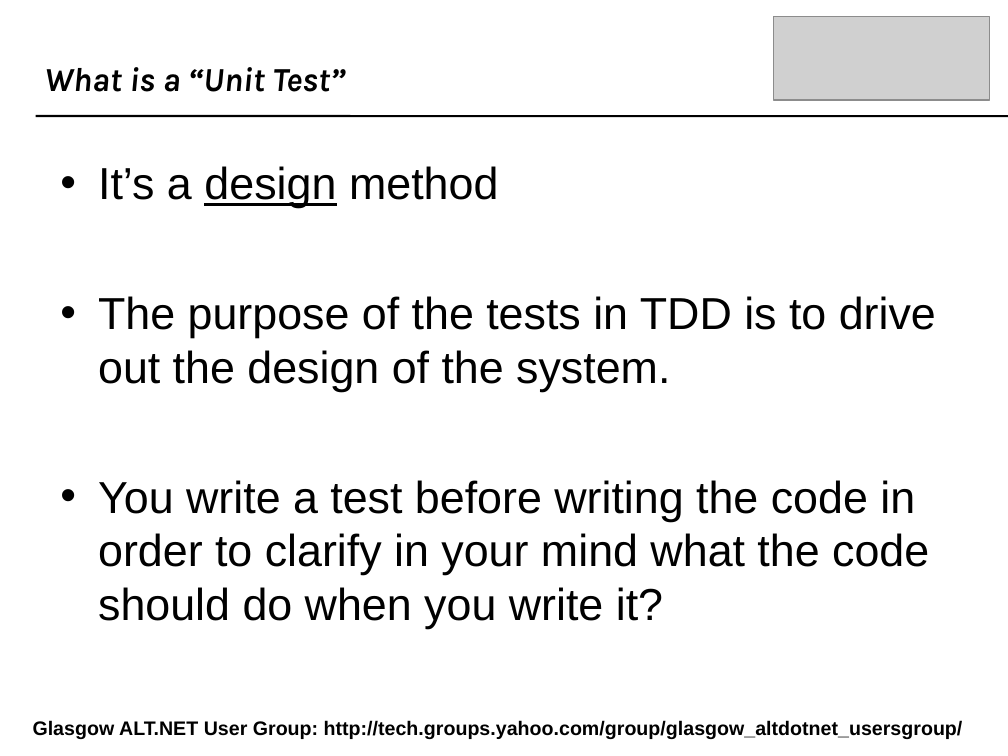
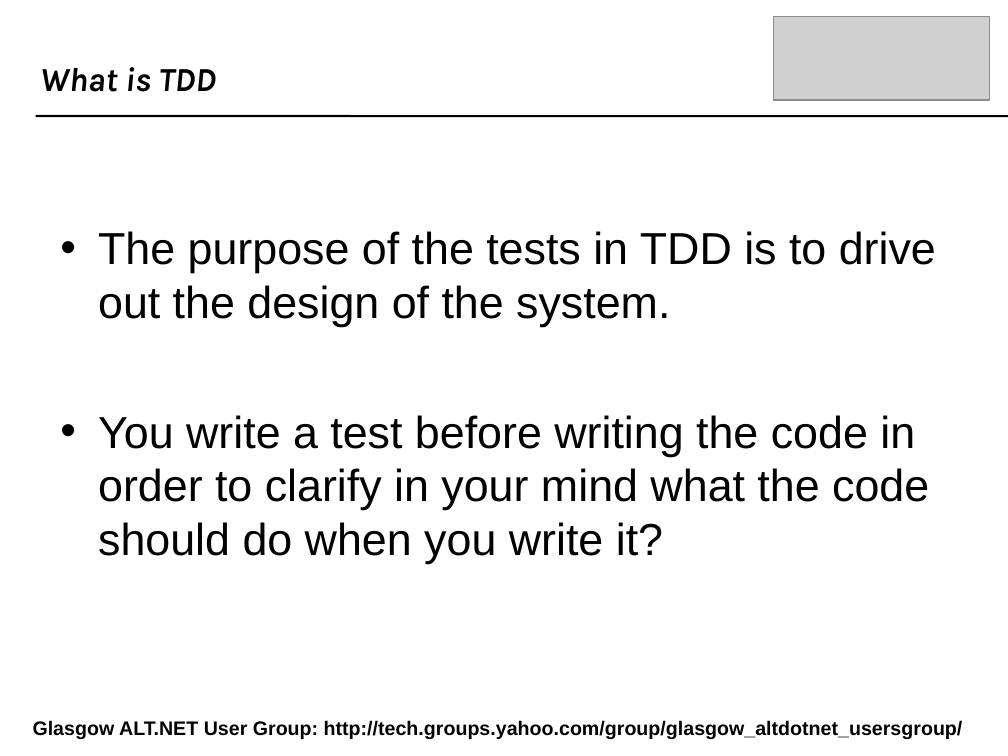
Before and after one commit to craignicol/scotaltdotnet, a slide deck: slide 44 of belfast/IOC-TDD-And Testability.ppt. Drawn at 1008x756 pixels with LibreOffice and Linux fonts; fonts in the diff are those of the drawing; grey boxes stand for pictures; background and template pictures are left out. Boxes give left, top, right and bottom in pixels: in the first picture for what was removed or moved away, otherwise in the second. Text is boxed around its words. In the diff, an @@ line names an element or a change of style, - is before the commit and + after.

```diff
--- a/belfast/IOC-TDD-And Testability.ppt
+++ b/belfast/IOC-TDD-And Testability.ppt
@@ text at (40, 67, 217, 92): text changed @@
-What is a “Unit Test”
+What is TDD
@@ text at (98, 166, 498, 208): paragraph removed @@
-• It’s a design method
```
Also in this commit, not shown: 2 other slides changed, 1 slide added, 3 slides removed, 1 other file.
